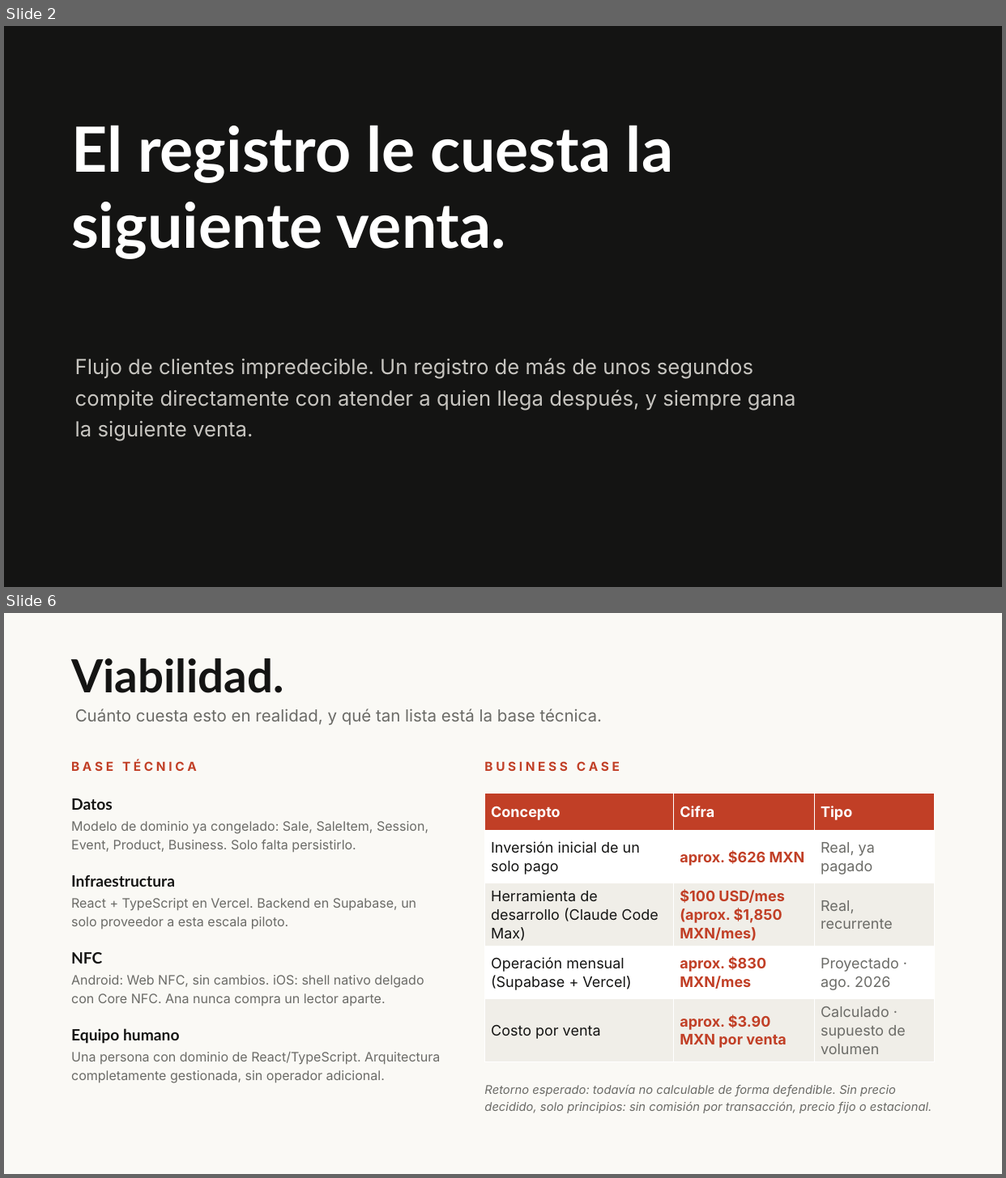
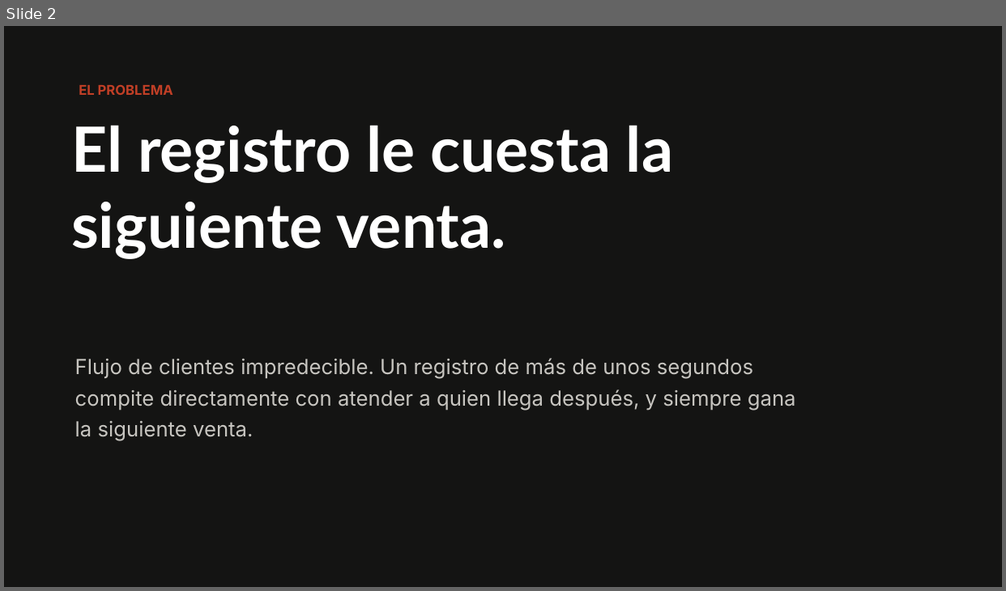
Before and after one commit to claudiafalcon/nahui, a slide deck: evidence/2026-08-22-demo-day/Nahui - Pitch Demo Day v2.pptx. Shown one above the other, each under a label of ours: slides 2 and 6 before the commit, slide 2 after it; the slides between them are not shown. The pictures are 1006x1178 and 1006x591 pixels, drawn with LibreOffice and Linux fonts; fonts in the diff are those of the drawing. Boxes give left, top, right and bottom in pixels: in the first picture for what was removed or moved away, otherwise in the second. Text is boxed around its words. In the diff, an @@ line names an element or a change of style, - is before the commit and + after.

```diff
--- a/evidence/2026-08-22-demo-day/Nahui - Pitch Demo Day v2.pptx
+++ b/evidence/2026-08-22-demo-day/Nahui - Pitch Demo Day v2.pptx
@@ slide 6 removed at <box>4,613,1002,1174</box>, background #FFFFFF @@
@@ rectangle removed at <box>4,613,1002,1174</box> @@
@@ text removed at <box>71,658,284,693</box> @@
-Viabilidad.
@@ text removed at <box>75,709,602,725</box> @@
-Cuánto cuesta esto en realidad, y qué tan lista está la base técnica.
@@ text removed at <box>71,760,196,771</box> @@
-B A S E T É C N I C A
@@ text removed at <box>484,761,620,771</box> @@
-B U S I N E S S C A S E
@@ text removed at <box>71,798,428,852</box> @@
-Datos
-Modelo de dominio ya congelado: Sale, SaleItem, Session, Event, Product, Business. Solo falta persistirlo.
@@ table removed at <box>484,794,935,1058</box>, 5 rows, 3 columns @@
-Concepto | Cifra | Tipo
-Inversión inicial de un solo pago | aprox. $626 MXN | Real, ya pagado
-Herramienta de desarrollo (Claude Code Max) | $100 USD/mes (aprox. $1,850 MXN/mes) | Real, recurrente
-Operación mensual (Supabase + Vercel) | aprox. $830 MXN/mes | Proyectado · ago. 2026
-Costo por venta | aprox. $3.90 MXN por venta | Calculado · supuesto de volumen
@@ text removed at <box>71,875,416,929</box> @@
-Infraestructura
-React + TypeScript en Vercel. Backend en Supabase, un solo proveedor a esta escala piloto.
@@ text removed at <box>71,952,424,1006</box> @@
-NFC
-Android: Web NFC, sin cambios. iOS: shell nativo delgado con Core NFC. Ana nunca compra un lector aparte.
@@ text removed at <box>71,1029,440,1084</box> @@
-Equipo humano
-Una persona con dominio de React/TypeScript. Arquitectura completamente gestionada, sin operador adicional.
@@ text removed at <box>484,1085,932,1114</box> @@
-Retorno esperado: todavía no calculable de forma defendible. Sin precio decidido, solo principios: sin comisión por transacción, precio fijo o estacional.
@@ slide 2 changed as well @@
@@ text added at <box>79,84,173,95</box>, 13 pt, text #C13F26, bold @@
+EL PROBLEMA
```
Also in this commit, not shown: 1 other slide changed, 4 slides added, 8 other slides removed, 1 other file.
